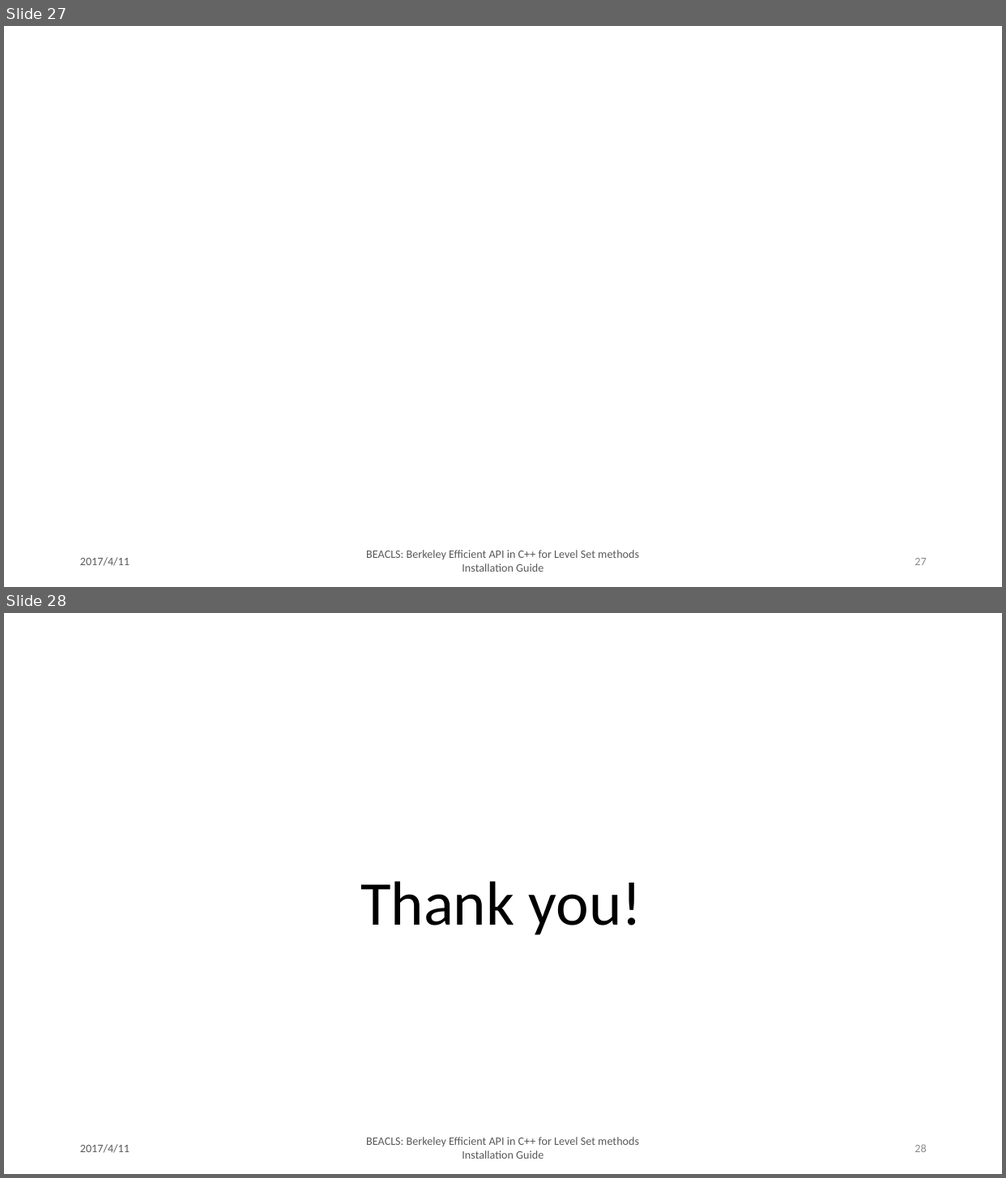
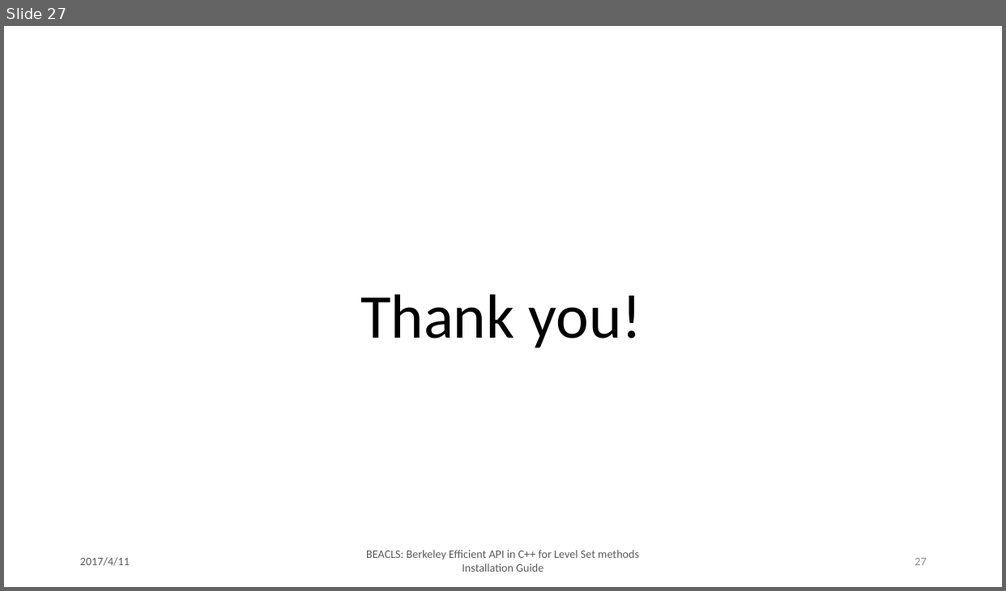
Before and after one commit to HJReachability/beacls, a slide deck: docs/slides/master/BEACLS_Installation_Guide.pptx. Shown one above the other, each under a label of ours: slides 27 and 28 before the commit, slide 27 after it. The pictures are 1006x1178 and 1006x591 pixels, drawn with LibreOffice and Linux fonts; fonts in the diff are those of the drawing. Boxes give left, top, right and bottom in pixels: in the first picture for what was removed or moved away, otherwise in the second. Text is boxed around its words. In the diff, an @@ line names an element or a change of style, - is before the commit and + after.

```diff
--- a/docs/slides/master/BEACLS_Installation_Guide.pptx
+++ b/docs/slides/master/BEACLS_Installation_Guide.pptx
@@ slide 27 removed at [4, 26, 1002, 587], background #FFFFFF @@
@@ text removed at [80, 557, 130, 566] @@
-2017/4/11
@@ text removed at [366, 550, 639, 572] @@
-BEACLS: Berkeley Efficient API in C++ for Level Set methods Installation Guide
@@ page number removed at [914, 558, 926, 565] @@
-27
@@ what was slide 28 is now slide 27 @@
@@ page number at [914, 558, 926, 565]: text changed @@
-28
+27
```
Also in this commit, not shown: 1 slide changed, 1 other file.
